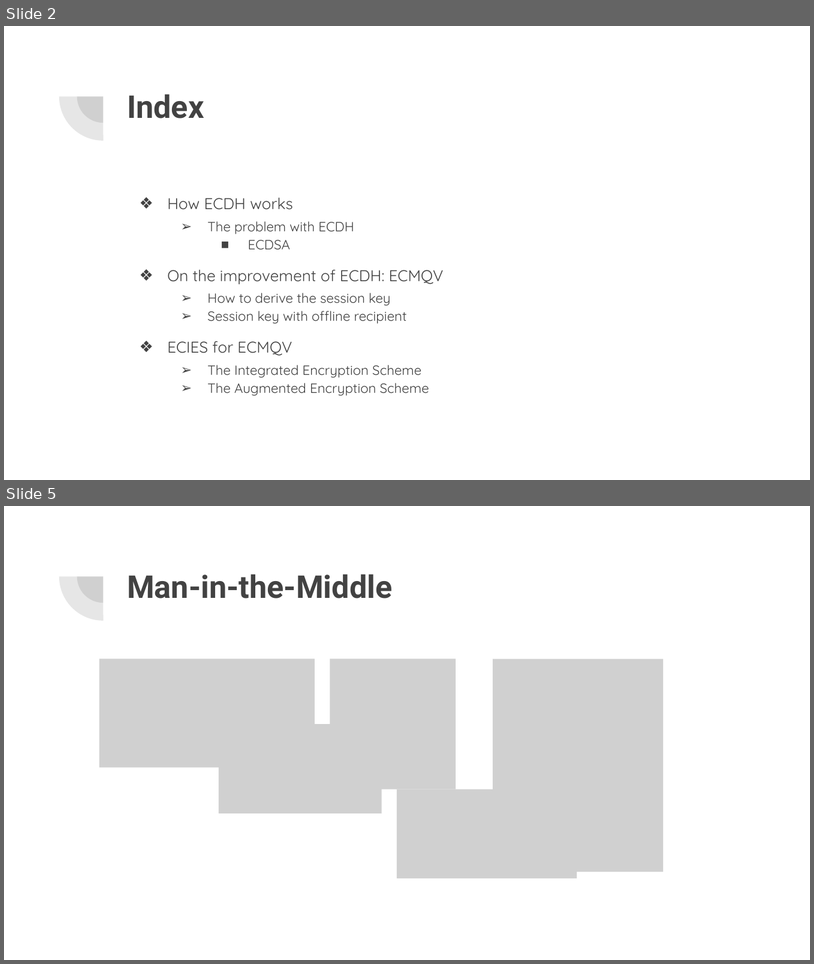
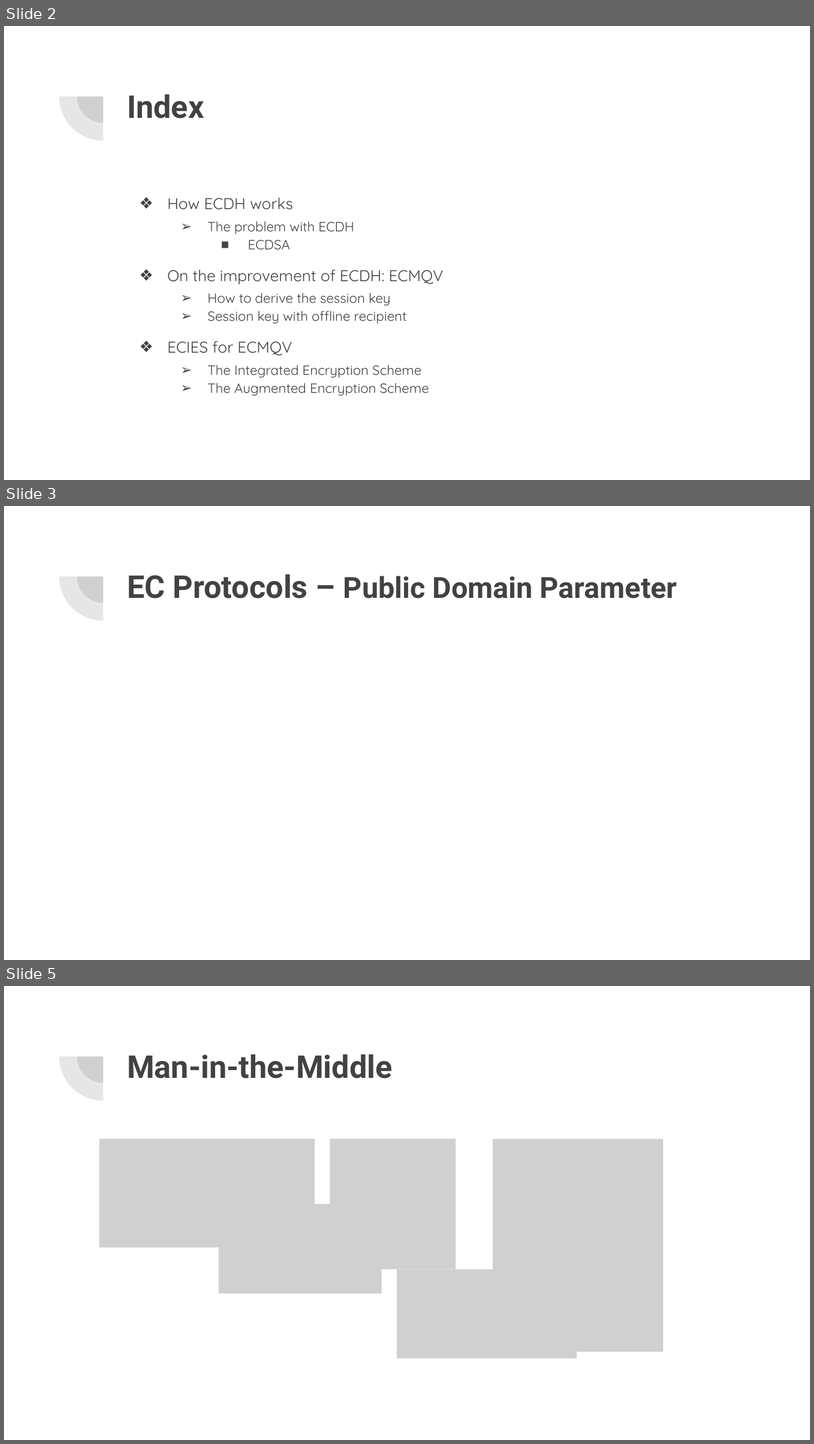
Before and after one commit to Mark692/ECC-Java, a slide deck: ECMQV.pptx. Shown one above the other, each under a label of ours: slides 2 and 5 before the commit, slides 2, 3 and 5 after it; the slides between them are not shown. The pictures are 814x964 and 814x1444 pixels, drawn with LibreOffice and Linux fonts; fonts in the diff are those of the drawing; grey boxes stand for pictures. Boxes give left, top, right and bottom in pixels: in the first picture for what was removed or moved away, otherwise in the second. Text is boxed around its words. In the diff, an @@ line names an element or a change of style, - is before the commit and + after.

```diff
--- a/ECMQV.pptx
+++ b/ECMQV.pptx
@@ slide 3 added at (4, 506, 810, 960), background #FFFFFF; not listed: 2 template elements that a slide beside it also shows @@
@@ title added at (127, 574, 678, 598), 26 pt, text #424242, bold @@
+EC Protocols – Public Domain Parameter
```
Also in this commit, not shown: 2 slides changed, 20 other slides added, 2 slides removed.
